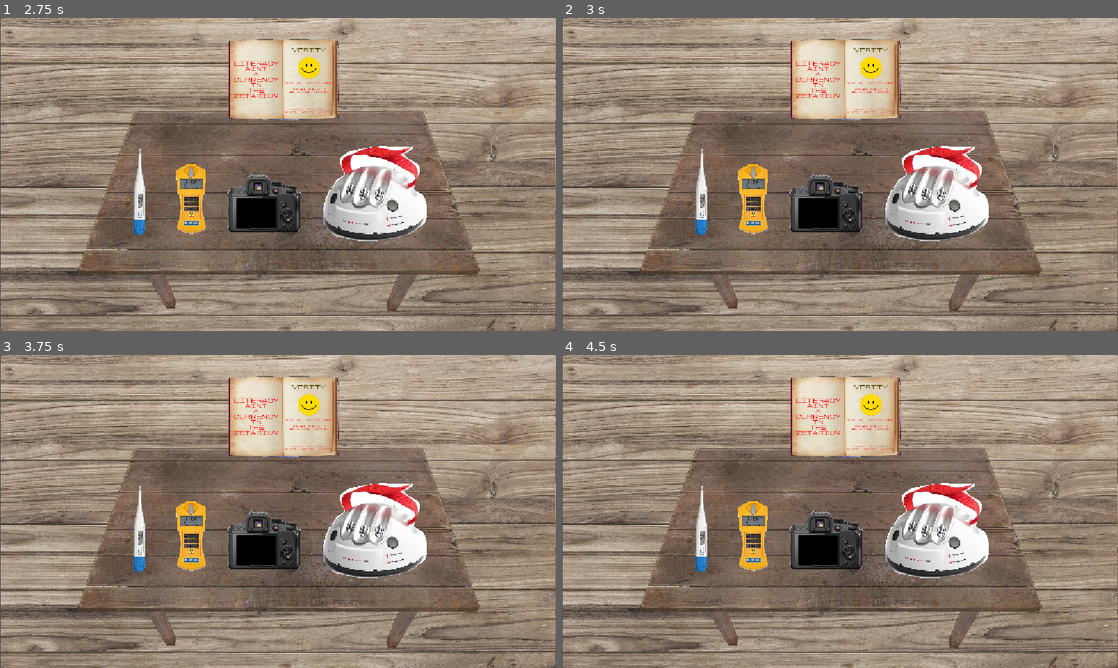
Above: before the commit, frames 1-4 (two rows, left to right).
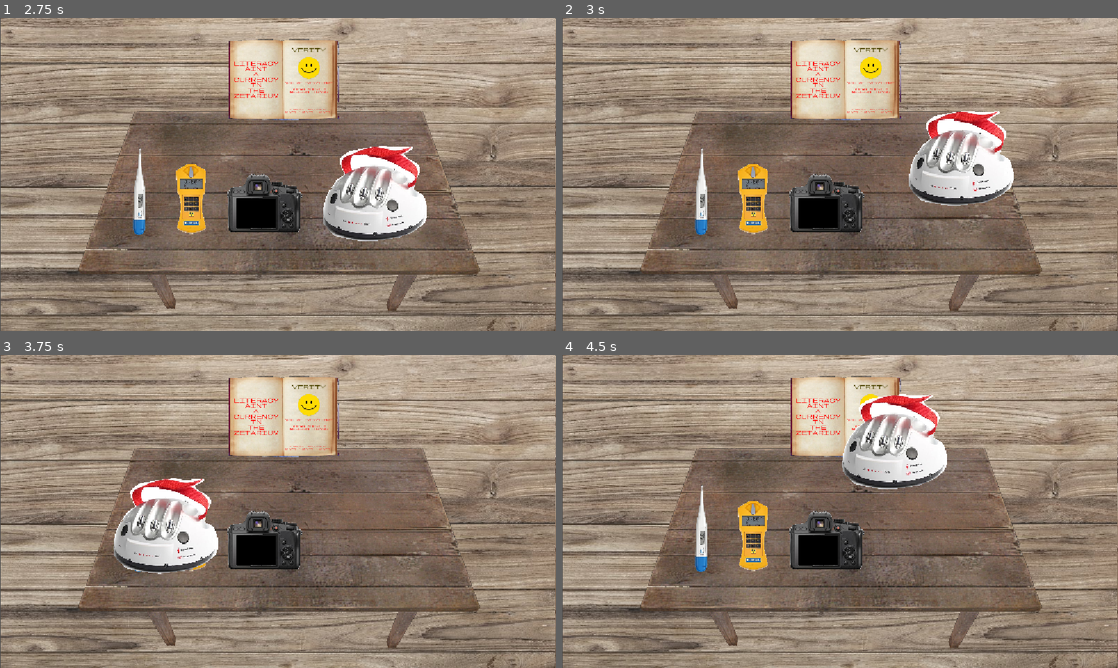
Above: after the commit, the same moments.

Repository: Birdyness/Hands-On-Z-P-
Game: Godot game, scene res://Scenes/workspace.tscn
Same seed, same stepped clock (60 frames per second), same inputs: the game is played once before the commit and once after it. The engine's default icon, where the game draws it, is replaced by a stand-in: a white triangle on a blue panel in a dark square.
Inputs (mouse positions are in pixels of both pictures, inside the frame that each line leads up to):
- Up to frame 1 (2.75 s): click (378, 193) at 0.52 s; click (378, 193) at 1.27 s; click (378, 193) at 2.02 s
- Up to frame 2 (3 s): tap Enter at 2.75 s; move the mouse to (962, 158) at 2.77 s
- Up to frame 3 (3.75 s): tap Space at 3.5 s; move the mouse to (166, 527) at 3.52 s
- Up to frame 4 (4.5 s): tap Enter at 4.25 s; move the mouse to (895, 442) at 4.27 s

Frame 1 is identical in both runs. In frame 2, 6.4% of the frame differs, in the area x 58-82%, y 29-72%; in frame 3, 8.8%; in frame 4, 8.8%, in the area x 50-77%, y 12-72%.
Error before the commit: Parse Error: Could not find type "toolBasic" in the current scope. (res://Scripts/Node)

Commit message:
finished mergin the two, it works!

Diff:
--- a/Scenes/tool_board.tscn
+++ b/Scenes/tool_board.tscn
@@ -1,11 +1,13 @@
 [gd_scene format=3 uid="uid://vj51wq4k1iny"]
 
+[ext_resource type="Script" uid="uid://bdhfyypcdwufv" path="res://Scripts/Node Scripts/tool_board.gd" id="1_65v4n"]
 [ext_resource type="Texture2D" uid="uid://bhbo703mvj4nd" path="res://Assets/Tool Board (Placeholder).png" id="1_ple6w"]
 
 [sub_resource type="RectangleShape2D" id="RectangleShape2D_g4v7s"]
 size = Vector2(531.1938, 325.81396)
 
 [node name="Tool Board" type="Area2D" unique_id=201441596]
+script = ExtResource("1_65v4n")
 
 [node name="Sprite2D" type="Sprite2D" parent="." unique_id=1648967213]
 position = Vector2(6.0000305, -2.9999695)
--- a/Scenes/workspace.tscn
+++ b/Scenes/workspace.tscn
@@ -57,15 +57,16 @@
 [node name="Book" parent="." unique_id=1508869801 instance=ExtResource("3_j6iwe")]
 position = Vector2(587, 127)
 
+[node name="Tool Board" parent="." unique_id=201441596 instance=ExtResource("12_wocam")]
+position = Vector2(1728, 332)
+scale = Vector2(0.5984375, 0.4708242)
+
 [node name="EntityView" type="Sprite2D" parent="." unique_id=924884764]
 self_modulate = Color(1.5589281, 1.5589281, 1.5589281, 1)
 position = Vector2(578, -326)
 scale = Vector2(0.5984375, 0.4708242)
 texture = ExtResource("11_8wigd")
 
-[node name="Tool Board" parent="EntityView" unique_id=201441596 instance=ExtResource("12_wocam")]
-position = Vector2(1921.6711, 1397.5492)
-
 [node name="CameraThingimajig" parent="." unique_id=564468288 instance=ExtResource("9_ichma")]
 z_index = 100
 position = Vector2(577, -326)
--- a/Scripts/Base Scripts or smth/tools.gd
+++ b/Scripts/Base Scripts or smth/tools.gd
@@ -1,8 +1,9 @@
-Ssclass_name toolBasic extends Area2D
+class_name toolBasic extends Area2D
 
 var touching = false
 var off = Vector2(0,0)
 var on_table = true
+var on_board = false
 signal untouch
 
 @onready var table = $"../Table"
@@ -11,7 +12,6 @@
 func _ready() -> void:
 	$Button.button_down.connect(_on_button_button_down)
 	$Button.button_up.connect(_on_button_button_up)
-	table.object_fell.connect(get_over_here)
 	untouch.connect(table.chains)
 
 # Called every frame. 'delta' is the elapsed time since the previous frame.
@@ -37,9 +37,15 @@
 func _off_table():
 	on_table = false
 
+func _on_board():
+	on_board = true
+
+func _off_board():
+	on_board = false
+
 func get_over_here():
-	if on_table == false:
-		create_tween().tween_property(self, "position", Vector2(597.0, 446.0), 0.5)
+	if on_table == false and on_board == false:
+		create_tween().tween_property(self, "position", Vector2(597.0, 376.0), 0.5)
 
 #Call this everytime u want to interact
 func interact():
--- a/Scripts/Node Scripts/table.gd
+++ b/Scripts/Node Scripts/table.gd
@@ -1,5 +1,4 @@
 extends Area2D
-signal object_fell
 
 # Called when the node enters the scene tree for the first time.
 func _ready() -> void:
@@ -16,5 +15,5 @@
 		object._off_table()
 
 func chains(object: toolBasic):
-		if object.on_table == false:
+		if object.on_table == false and object.on_board == false:
 			object.get_over_here()
--- /dev/null
+++ b/Scripts/Node Scripts/tool_board.gd
@@ -0,0 +1,11 @@
+extends Area2D
+
+# Called when the node enters the scene tree for the first time.
+func _ready() -> void:
+	area_entered.connect(item_home)
+	area_exited.connect(item_ran)
+
+func item_home(object: toolBasic):
+	object._on_board()
+func item_ran(object: toolBasic):
+	object._off_board()
Not shown, added: Scripts/Node Scripts/tool_board.gd.uid
